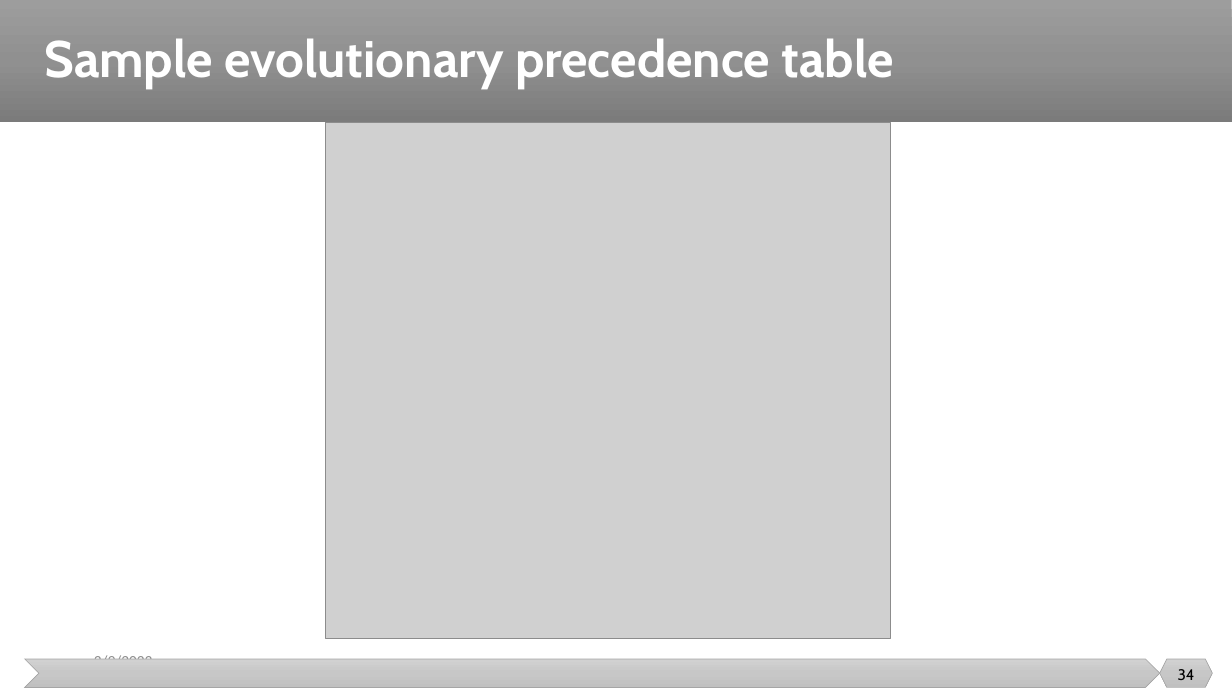
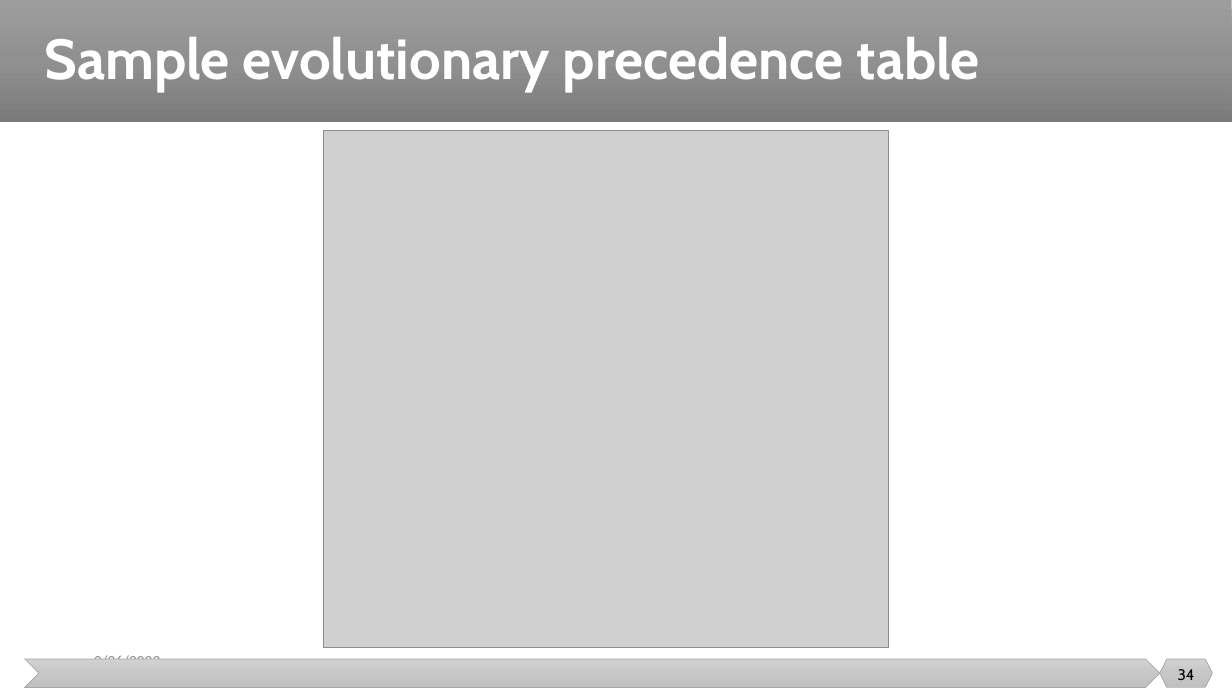
Before and after one commit to malenezi/malenezi, a slide deck: slide 34 of SE423/Lectures/6-Planning/Scheduling and Tracking.pptx. Drawn at 1232x693 pixels with LibreOffice and Linux fonts; fonts in the diff are those of the drawing; grey boxes stand for pictures. Boxes give left, top, right and bottom in pixels: in the first picture for what was removed or moved away, otherwise in the second. Text is boxed around its words. In the diff, an @@ line names an element or a change of style, - is before the commit and + after.

```diff
--- a/SE423/Lectures/6-Planning/Scheduling and Tracking.pptx
+++ b/SE423/Lectures/6-Planning/Scheduling and Tracking.pptx
@@ title "Sample evolutionary precedence table" at bbox=[44, 37, 980, 92]: size 40 to 44 pt @@
@@ picture: place and size @@
-picture at bbox=[325, 122, 890, 639]
+picture at bbox=[323, 131, 888, 648]
@@ text at bbox=[94, 653, 160, 659]: text changed @@
-2/9/2023
+3/26/2023
```
Also in this commit, not shown: 9 other slides changed, 1 other file.
